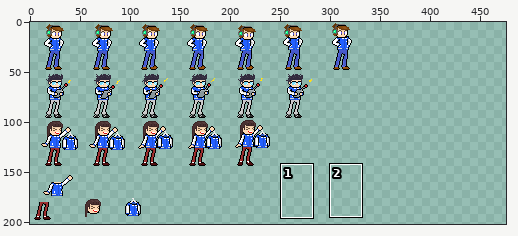
A sprite sheet gets an edit: Assets/Resources/Art/Npc/Sprite_Npc0002.png. The first picture is a wide view before the edit; the outline marks the close-up.
Close-up. First the earlier version:
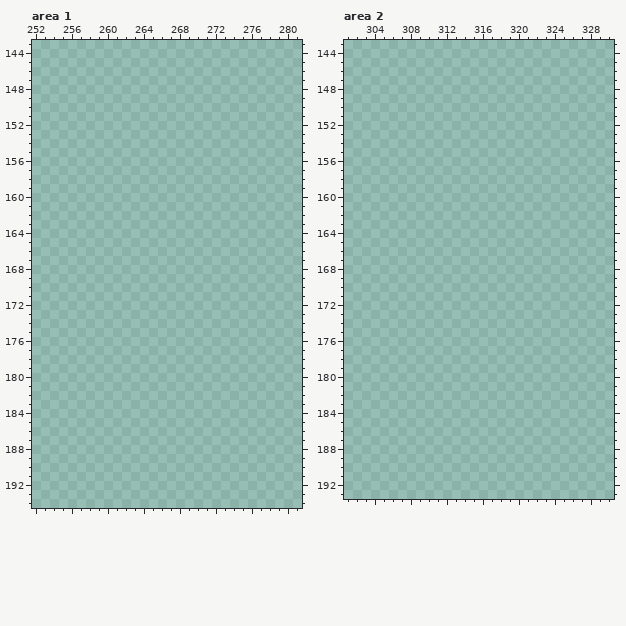
The file is 500x500 pixels. Colours within 5 levels of each other are drawn and written as one. Shown: area 1: x 252..281, y 143..194; area 2: x 301..330, y 143..193. The wide view leaves out empty margins. The commit also changed other parts of the picture, which this record leaves out.
The same view after the edit:
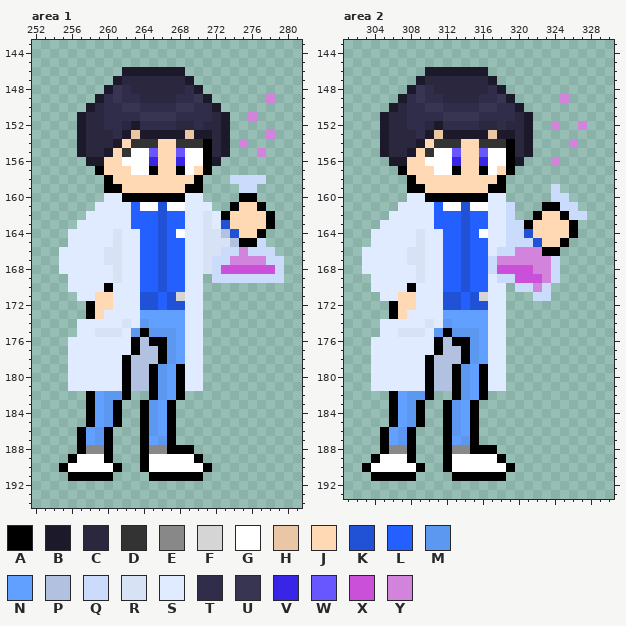
Palette (. is transparent): A #000000  B #1b192a  C #2a273e  D #333333  E #888888  F #d5d5d5  G #ffffff  H #e9c7a5  J #ffd9b4  K #2152d5  L #2360ff  M #5c97f0  N #61a0ff  P #b3c1e0  Q #cbdbfc  R #d8e2f5  S #e1ebff  T #302d4a  U #383552  V #3925e6  W #6856fe  X #cb50d9  Y #d283db
The exact change:
--- area 1
@@ x 252..281 @@
 145 ..............................
-146 ..............................
-147 ..............................
-148 ..............................
-149 ..............................
-150 ..............................
-151 ..............................
-152 ..............................
-153 ..............................
-154 ..............................
-155 ..............................
-156 ..............................
-157 ..............................
-158 ..............................
-159 ..............................
-160 ..............................
-161 ..............................
-162 ..............................
-163 ..............................
-164 ..............................
-165 ..............................
-166 ..............................
-167 ..............................
-168 ..............................
-169 ..............................
-170 ..............................
-171 ..............................
-172 ..............................
-173 ..............................
-174 ..............................
-175 ..............................
-176 ..............................
-177 ..............................
-178 ..............................
-179 ..............................
-180 ..............................
-181 ..............................
-182 ..............................
-183 ..............................
-184 ..............................
-185 ..............................
-186 ..............................
-187 ..............................
-188 ..............................
-189 ..............................
-190 ..............................
-191 ..............................
+146 ..........BBBBBBB.............
+147 .........BCCCCCCCB............
+148 ........BUTCCCCCCTB...........
+149 .......BTUTTCCCCTTUB......Y...
+150 ......BCTTUUTTTTUUTTB.........
+151 .....BCCTTTTUUUUTTTTCB..Y.....
+152 .....BCCTTCBTTTTCCTCCB........
+153 .....BCCCTBHBBBBBHBBCB....Y...
+154 .....BCCCBJDDDJJDDDACB.Y......
+155 .....BCCBJDGGWJJWGGACB...Y....
+156 ......BBJJGGGVJJVGGAB.........
+157 .......AJJJGGAJJAGJA..........
+158 ........AJJJJJJJJJA...QQQQ....
+159 ........AAJJJJJJJAA....QQ.....
+160 ........SSAAAAAAASS....AA.....
+161 .......SSSSLGGKGGSSS..AJJA....
+162 ......SSSSSLLLKLLSSRSAJJJJA...
+163 .....SSSSSSLLLKLLSSRSKJJJJA...
+164 ....SSSSSRSSLLKLGSSRRPKJJA....
+165 ....SSSSSRSSLLKLLSSRRRPAAQ....
+166 ...SSSSSRRSSLLKLLSSRRQQYQQQ...
+167 ...SSSSSRRSSLLKLLSSRQQYYYYQQ..
+168 ...SSSSSSRSSLLKLLSSRQXXXXXXQ..
+169 ....SSSSSRSSLLKLLSS.QQQQQQQQ..
+170 ....SSSSASSSLLKLLSS...........
+171 .....SSJJSSSKKLKFSS...........
+172 ......AJJSSSKKLKKSS...........
+173 ......AJSSSSNNNNNSS...........
+174 .....SSSSSRSMNNNNSS...........
+175 .....SSRRRSMAMMMNSS...........
+176 ....SSSSSSSAPAAMNSS...........
+177 ....SSSSSSSAPPAMNSS...........
+178 ....SSSSSSAPPPAMNSS...........
+179 ....SSSSSSAPPAMNASS...........
+180 ....SSSSSSAPPAMNASS...........
+181 ....SSSSSSAPPAMNASS...........
+182 ......ANMMA..AMNA.............
+183 ......ANMA..AMNA..............
+184 ......ANMA..AMNA..............
+185 ......ANMA..AMNA..............
+186 .....ANMA...AMNA..............
+187 .....ANMA...ANMA..............
+188 .....AEEA...AEEAAA............
+189 ....AGGGA...AGGGGGA...........
+190 ...AGGGGGA..AGGGGGGA..........
+191 ....AAAAA....AAAAAA...........
 192 ..............................
--- area 2
@@ x 301..330 @@
 145 ..............................
-146 ..............................
-147 ..............................
-148 ..............................
-149 ..............................
-150 ..............................
-151 ..............................
-152 ..............................
-153 ..............................
-154 ..............................
-155 ..............................
-156 ..............................
-157 ..............................
-158 ..............................
-159 ..............................
-160 ..............................
-161 ..............................
-162 ..............................
-163 ..............................
-164 ..............................
-165 ..............................
-166 ..............................
-167 ..............................
-168 ..............................
-169 ..............................
-170 ..............................
-171 ..............................
-172 ..............................
-173 ..............................
-174 ..............................
-175 ..............................
-176 ..............................
-177 ..............................
-178 ..............................
-179 ..............................
-180 ..............................
-181 ..............................
-182 ..............................
-183 ..............................
-184 ..............................
-185 ..............................
-186 ..............................
-187 ..............................
-188 ..............................
-189 ..............................
-190 ..............................
-191 ..............................
+146 .........BBBBBBB..............
+147 ........BCCCCCCCB.............
+148 .......BUTCCCCCCTB............
+149 ......BTUTTCCCCTTUB.....Y.....
+150 .....BCTTUUTTTTUUTTB..........
+151 ....BCCTTTTUUUUTTTTCB.........
+152 ....BCCTTCBTTTTCCTCCB..Y..Y...
+153 ....BCCCTBHBBBBBHBBCB.........
+154 ....BCCCBJDDDJJDDDACB....Y....
+155 ....BCCBJDGGWJJWGGACB.........
+156 .....BBJJGGGVJJVGGAB...Y......
+157 ......AJJJGGAJJAGJA...........
+158 .......AJJJJJJJJJA............
+159 .......AAJJJJJJJAA.....Q......
+160 .......SSAAAAAAASS.....QQ.....
+161 ......SSSSLGGKGGSSQ...AAQQ....
+162 .....SSSSSLLLKLLSSQ..AJJAQQ...
+163 ....SSSSSSLLLKLLSSQQAJJJJA....
+164 ...SSSSSRSSLLKLGSSQQKJJJJA....
+165 ...SSSSSRSSLLKLLSSQQQKJJA.....
+166 ..SSSSSRRSSLLKLLSQQYYYAA......
+167 ..SSSSSRRSSLLKLLQYYYYYYQ......
+168 ..SSSSSSRSSLLKLLQXXXXYYQ......
+169 ...SSSSSRSSLLKLLSQQXXXYQ......
+170 ...SSSSASSSLLKLLSS.QQYQ.......
+171 ....SSJJSSSKKLKFSS...QQ.......
+172 .....AJJSSSKKLKKSS............
+173 .....AJSSSSNNNNNSS............
+174 ....SSSSSRSMNNNNSS............
+175 ....SSRRRSMAMMMNSS............
+176 ...SSSSSSSAPAAMNSS............
+177 ...SSSSSSSAPPAMNSS............
+178 ...SSSSSSAPPPAMNSS............
+179 ...SSSSSSAPPAMNASS............
+180 ...SSSSSSAPPAMNASS............
+181 ...SSSSSSAPPAMNASS............
+182 .....ANMMA..AMNA..............
+183 .....ANMA..AMNA...............
+184 .....ANMA..AMNA...............
+185 .....ANMA..AMNA...............
+186 ....ANMA...AMNA...............
+187 ....ANMA...ANMA...............
+188 ....AEEA...AEEAAA.............
+189 ...AGGGA...AGGGGGA............
+190 ..AGGGGGA..AGGGGGGA...........
+191 ...AAAAA....AAAAAA............
 192 ..............................
Where, in picture pixels (left, top, right, bottom), the same in both close-ups:
added: (59, 67, 284, 481)
added: (362, 67, 587, 481)
